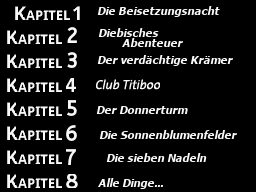
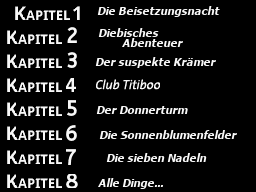
The second (256, 192) image is a revision of the first. Changes to its layers:
renamed "Der verdächtige Krämer" to "Der suspekte Krämer", painted on it over [95, 55, 233, 68]
